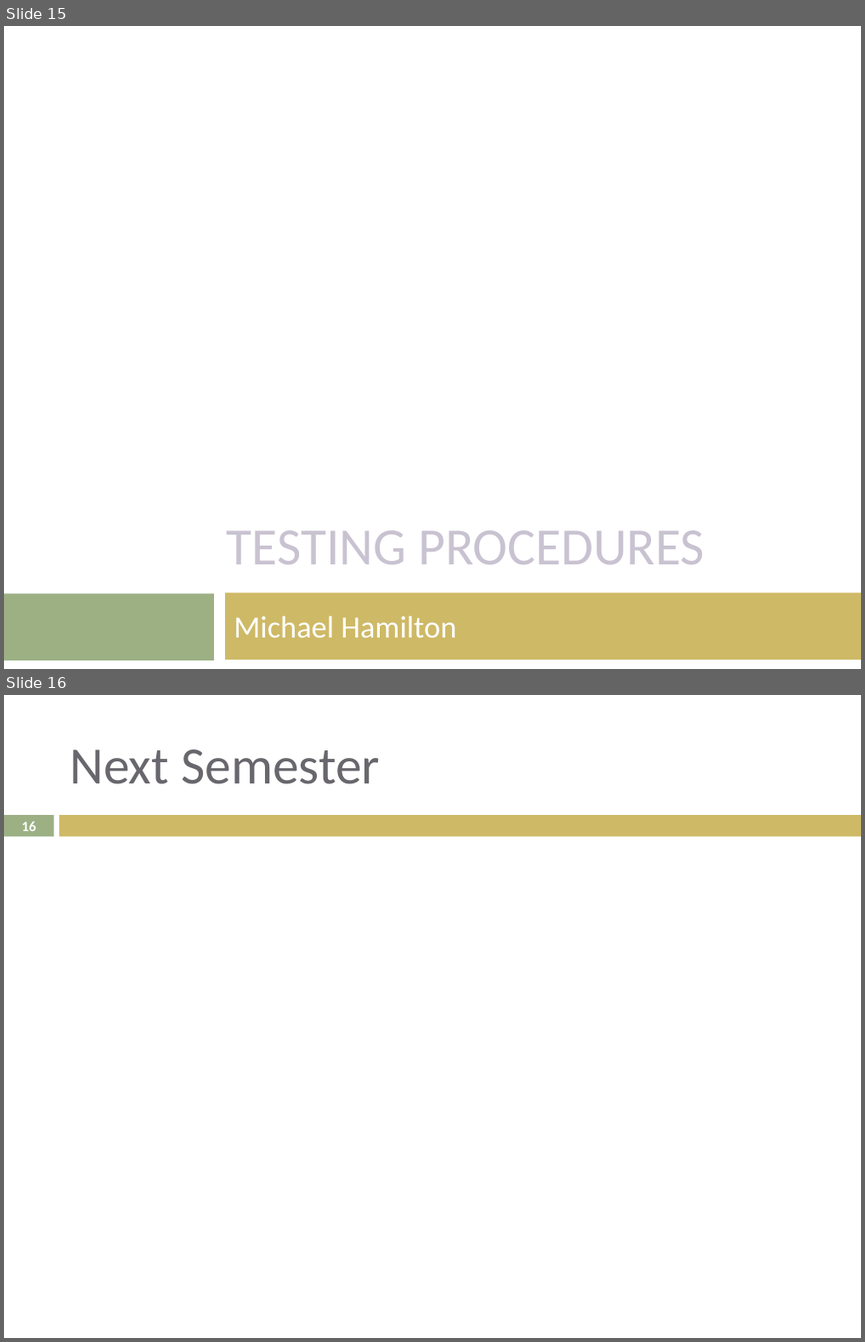
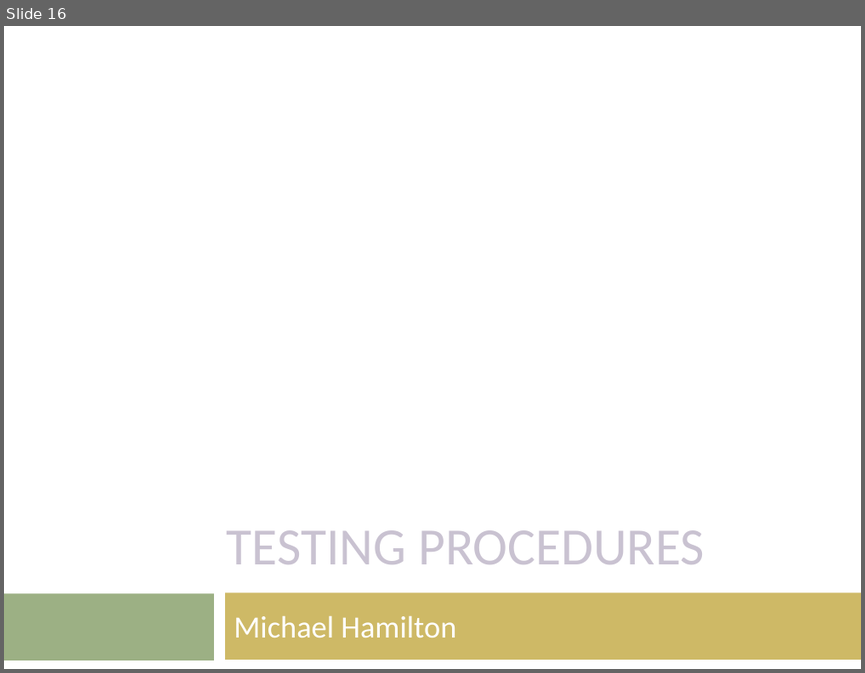
Before and after one commit to lijian8/ahns10, a slide deck: docproject/official_ahns/presentations/Hamilton_semester1.pptx. Shown one above the other, each under a label of ours: slides 15 and 16 before the commit, slide 16 after it. The pictures are 865x1342 and 865x673 pixels, drawn with LibreOffice and Linux fonts; fonts in the diff are those of the drawing. Boxes give left, top, right and bottom in pixels: in the first picture for what was removed or moved away, otherwise in the second. Text is boxed around its words. In the diff, an @@ line names an element or a change of style, - is before the commit and + after.

```diff
--- a/docproject/official_ahns/presentations/Hamilton_semester1.pptx
+++ b/docproject/official_ahns/presentations/Hamilton_semester1.pptx
@@ slide 16 removed at [4, 695, 861, 1338], background #FFFFFF @@
@@ title removed at [69, 749, 380, 784] @@
-Next Semester
@@ rectangle removed at [4, 815, 53, 836] @@
@@ page number removed at [22, 821, 36, 831] @@
-16
@@ rectangle removed at [60, 815, 861, 836] @@
@@ what was slide 15 is now slide 16 @@
```
Also in this commit, not shown: 1 slide changed, 2 slides added.
